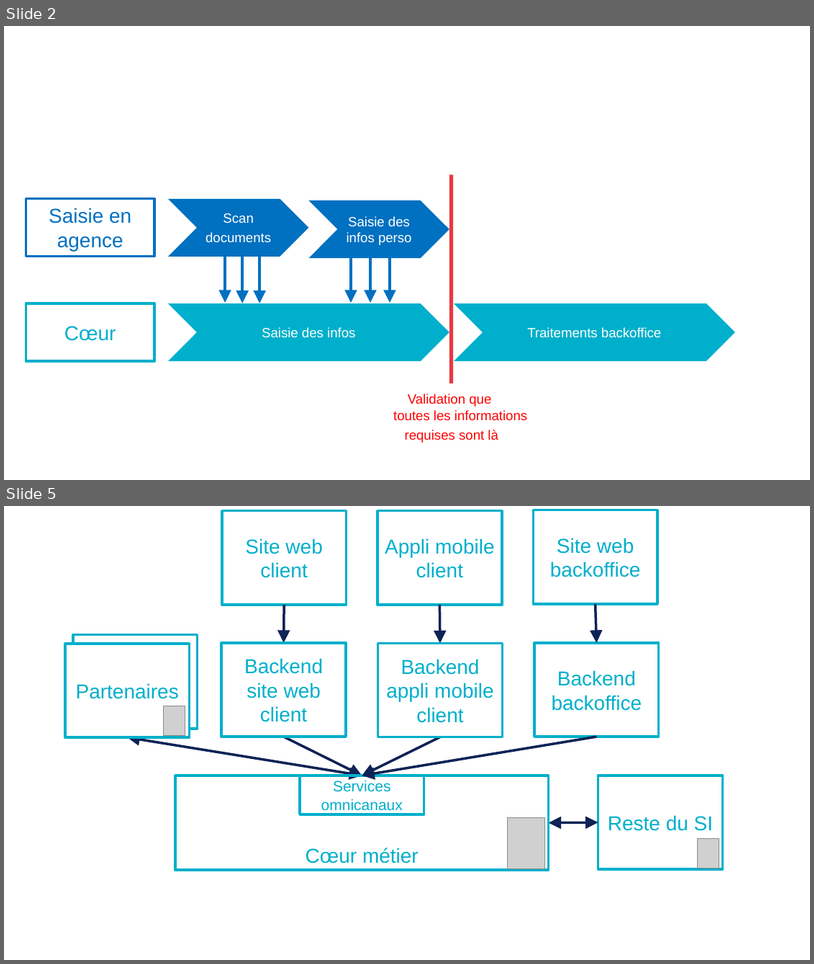
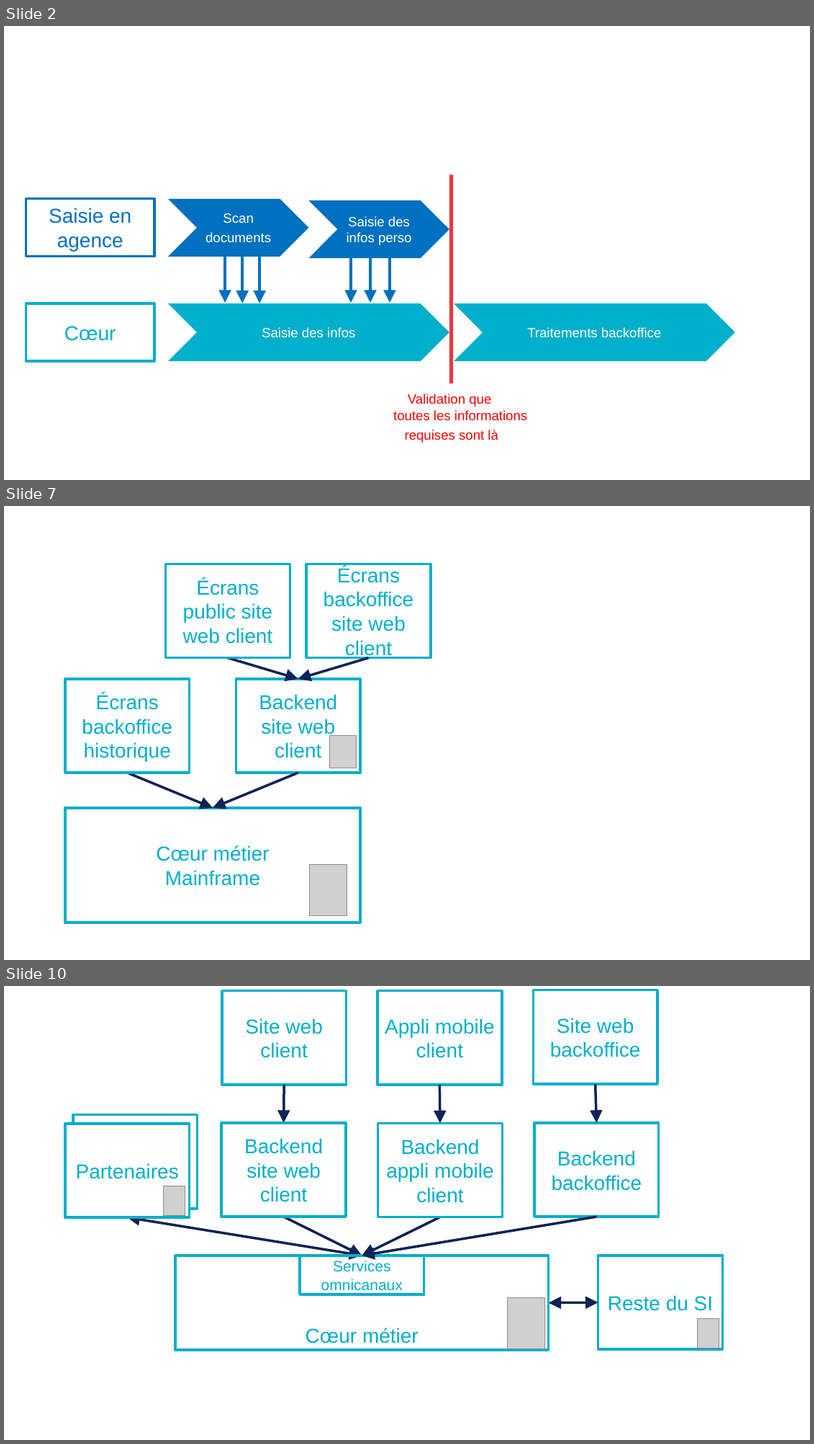
Before and after one commit to archiloque/blog, a slide deck: wip/omnicanal/slides.pptx. Shown one above the other, each under a label of ours: slides 2 and 5 before the commit, slides 2, 7 and 10 after it; the slides between them are not shown. The pictures are 814x964 and 814x1444 pixels, drawn with LibreOffice and Linux fonts; fonts in the diff are those of the drawing; grey boxes stand for pictures. Boxes give left, top, right and bottom in pixels: in the first picture for what was removed or moved away, otherwise in the second. Text is boxed around its words. In the diff, an @@ line names an element or a change of style, - is before the commit and + after.

```diff
--- a/wip/omnicanal/slides.pptx
+++ b/wip/omnicanal/slides.pptx
@@ slide 7 added at box(4, 506, 810, 960), background #FFFFFF @@
@@ rectangle added at box(165, 564, 290, 658), outline #00AFCB 3 pt, 24 pt, text #00AFCB @@
+Écrans public site web client
@@ rectangle added at box(306, 564, 431, 658), outline #00AFCB 3 pt, 24 pt, text #00AFCB @@
+Écrans backoffice site web client
@@ arrow added from (228, 658) to (298, 679), #0E2356 3 pt @@
@@ arrow added from (369, 658) to (298, 679), #0E2356 3 pt @@
@@ rectangle added at box(65, 679, 190, 773), outline #00AFCB 3 pt, 24 pt, text #00AFCB @@
+Écrans backoffice historique
@@ rectangle added at box(237, 679, 361, 773), outline #00AFCB 3 pt, 24 pt, text #00AFCB @@
+Backend site web client
@@ picture added at box(330, 735, 356, 767) @@
@@ arrow added from (127, 773) to (213, 808), #0E2356 3 pt @@
@@ arrow added from (298, 773) to (213, 808), #0E2356 3 pt @@
@@ rectangle added at box(65, 808, 360, 923), outline #00AFCB 3 pt, 24 pt, text #00AFCB @@
+Cœur métier
+Mainframe
@@ picture added at box(309, 864, 347, 915) @@
@@ what was slide 5 is now slide 10 @@
```
Also in this commit, not shown: 2 slides changed, 4 other slides added, 36 other files.
